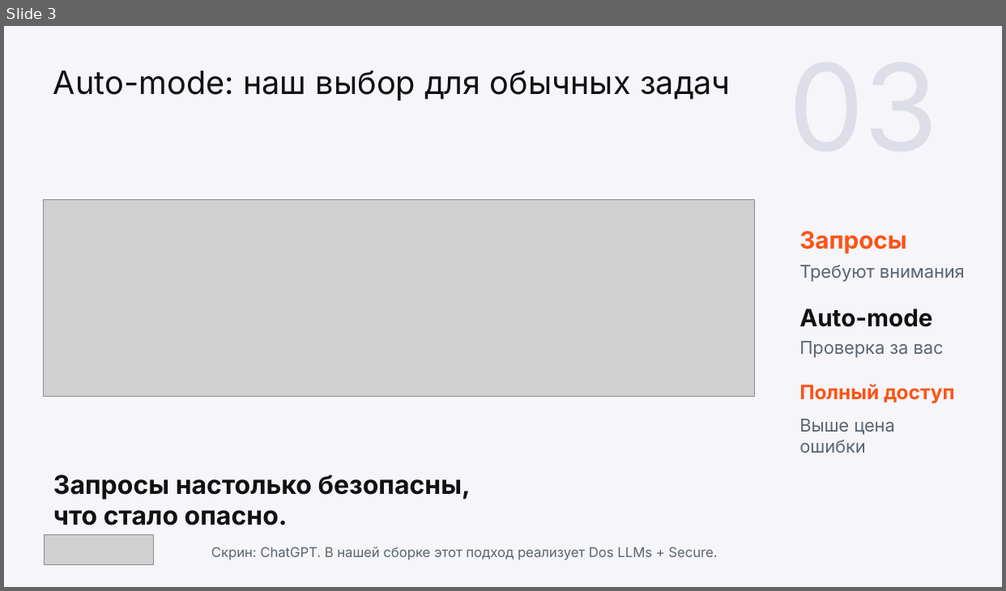
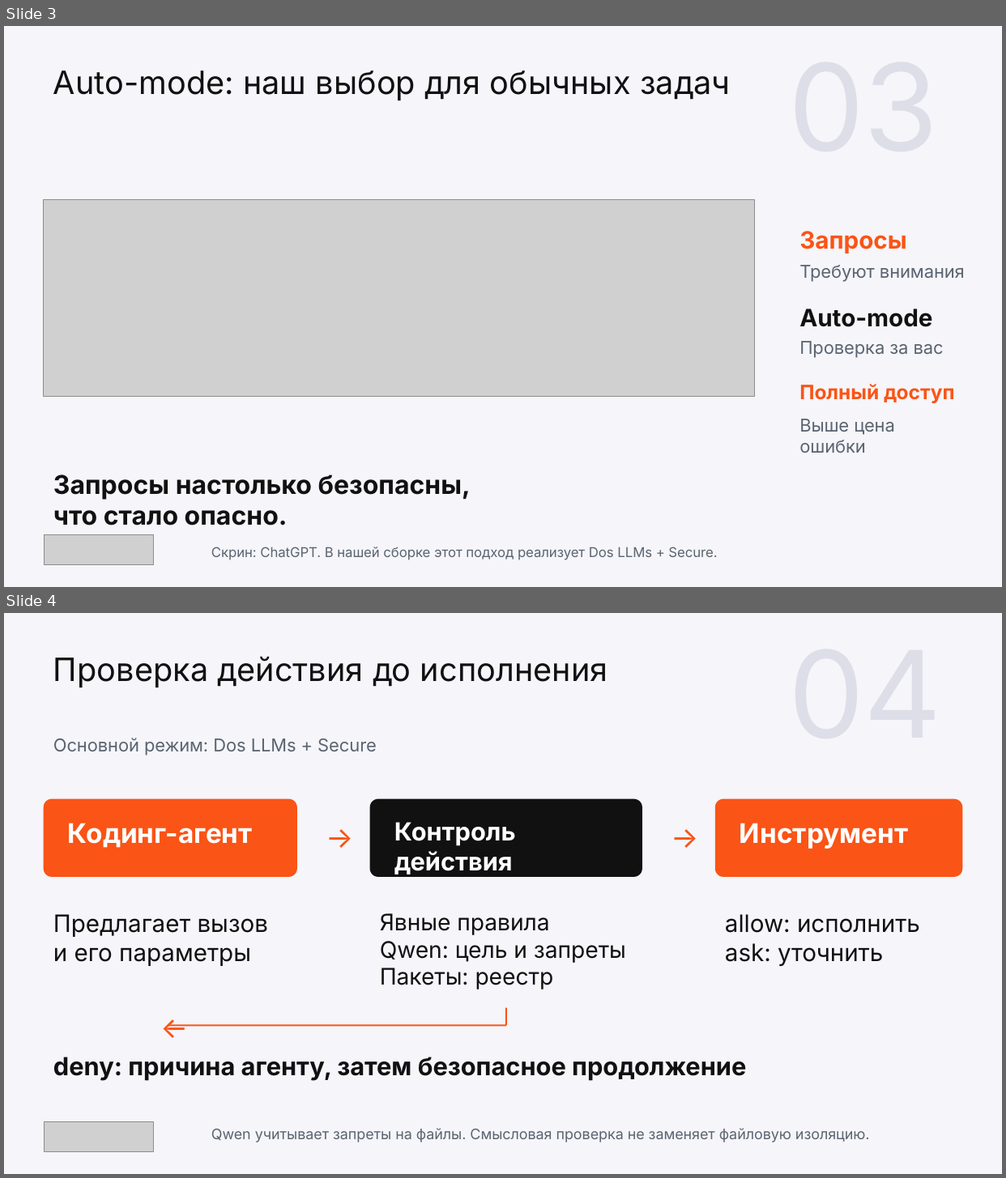
Before and after one commit to wowONE-1/kilocode-safe, a slide deck: hackathon/output/final/team3_project.pptx. Shown one above the other, each under a label of ours: slide 3 before the commit, slides 3 and 4 after it. The pictures are 1006x591 and 1006x1178 pixels, drawn with LibreOffice and Linux fonts; fonts in the diff are those of the drawing; grey boxes stand for pictures. Boxes give left, top, right and bottom in pixels: in the first picture for what was removed or moved away, otherwise in the second. Text is boxed around its words. In the diff, an @@ line names an element or a change of style, - is before the commit and + after.

```diff
--- a/hackathon/output/final/team3_project.pptx
+++ b/hackathon/output/final/team3_project.pptx
@@ slide 4 added at [4,613,1002,1174], background #F5F5FA @@
@@ text added at [53,656,608,688], 23.2 pt, text #111111 @@
+Проверка действия до исполнения
@@ text added at [53,738,377,756], 12.8 pt, text #5A6470 @@
+Основной режим: Dos LLMs + Secure
@@ rounded rectangle added at [44,798,297,876], fill #FA5416 @@
@@ rounded rectangle added at [370,798,642,876], fill #111111 @@
@@ rounded rectangle added at [714,798,962,876], fill #FA5416 @@
@@ text added at [68,823,253,848], 19.5 pt, text #FFFFFF, bold @@
+Кодинг-агент
@@ text added at [315,815,357,857], 21 pt, text #FA5416 @@
+→
@@ text added at [394,822,516,875], 18 pt, text #FFFFFF, bold @@
+Контроль действия
@@ text added at [661,815,702,857], 21 pt, text #FA5416 @@
+→
@@ text added at [739,823,909,849], 19.5 pt, text #FFFFFF, bold @@
+Инструмент
@@ text added at [53,914,268,966], 17.2 pt, text #111111 @@
+Предлагает вызов
+и его параметры
@@ text added at [380,914,626,990], 16.5 pt, text #111111 @@
+Явные правила
+Qwen: цель и запреты
+Пакеты: реестр
@@ text added at [725,914,920,966], 17.2 pt, text #111111 @@
+allow: исполнить
+ask: уточнить
@@ text added at [151,1005,193,1046], 21 pt, text #FA5416 @@
+←
@@ line added from (506, 1008) to (506, 1026), #FA5416 1.2 pt @@
@@ line added from (168, 1026) to (506, 1026), #FA5416 1.2 pt @@
@@ text added at [53,1057,746,1081], 18 pt, text #111111, bold @@
+deny: причина агенту, затем безопасное продолжение
@@ picture added at [44,1122,154,1152] @@
@@ text added at [211,1128,870,1143], 10.5 pt, text #5A6470 @@
+Qwen учитывает запреты на файлы. Смысловая проверка не заменяет файловую изоляцию.
```
Also in this commit, not shown: 11 slides changed, 4 other slides added, 3 slides removed, 12 other files.
